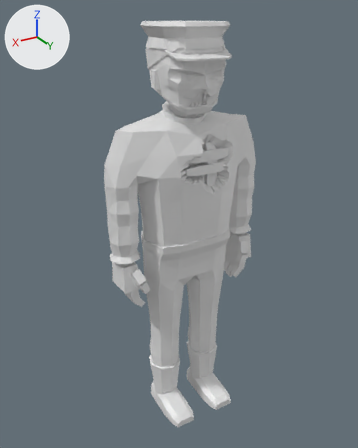
One commit to the glTF model assets/models/zombie_cop_m_b3.glb: the scene before it, then after it.
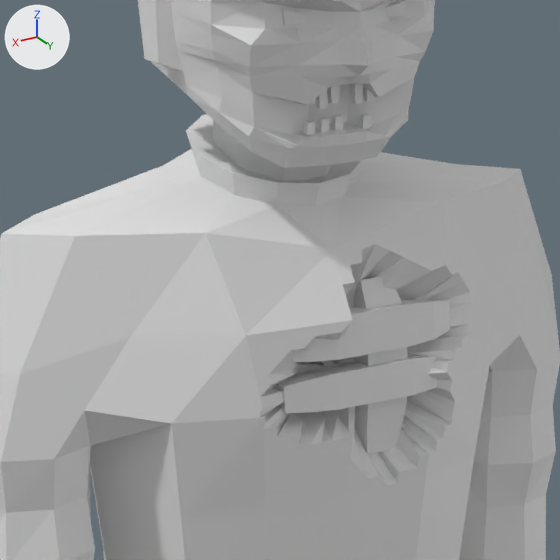
There are two pictures of each version: one whole from a 50 mm camera at (1.173, 1.9, 1.991) aimed at (0.019, -0.023, 1.03), one close up on the part from 32% to 71% of the width and 16% to 48% of the height. Arrows for +X, +Y and +Z are at upper left; the lights stay in place. The older version's two pictures come first. Vertices at exactly the same position are counted once.

In view in the first close-up: 'zombie_cop_m_b3'.
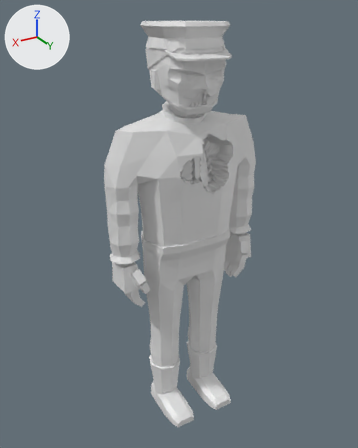
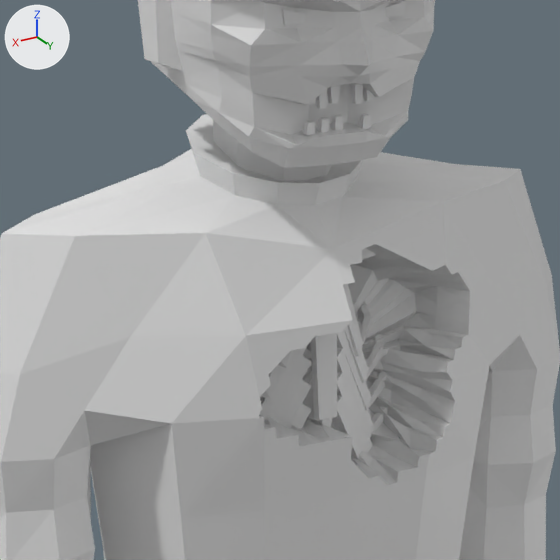
Diff of the bpy script that builds the scene:
```diff
--- a/assets/models/zombie_cop_m_b3.glb.py
+++ b/assets/models/zombie_cop_m_b3.glb.py
@@ me_zombie_cop_m_b3 @@
 # used by ob_zombie_cop_m_b3; location = (0.0, 0.0, 0.0)
-me_zombie_cop_m_b3.from_pydata(...)  # 2015 vertices, 3866 faces; spans x -0.41..0.41, y -0.19..0.22, z 0.0..1.95
+me_zombie_cop_m_b3.from_pydata(...)  # 2351 vertices, 4466 faces; spans x -0.41..0.41, y -0.19..0.22, z 0.0..1.95
+# me_zombie_cop_m_b3 part 1: the loose piece of 8 vertices spanning x -0.02..0.02, y -0.04..-0.01, z 1.43..1.45 is copied, and the copy is scaled about its middle by (0.255, -0.204, -1.36), then moved by (0.0, 0.12, -0.16); it spans x -0.01..0.01, y 0.1..0.11, z 1.27..1.3
+# me_zombie_cop_m_b3 part 2: a new loose piece of 28 vertices spanning x 0.01..0.15, y -0.1..0.1, z 1.29..1.4
+# me_zombie_cop_m_b3 part 3: a new loose piece of 28 vertices spanning x -0.15..-0.01, y -0.1..0.1, z 1.29..1.4
+# me_zombie_cop_m_b3 part 4: a new loose piece of 28 vertices spanning x 0.01..0.16, y -0.1..0.1, z 1.25..1.38
+# me_zombie_cop_m_b3 part 5: a new loose piece of 28 vertices spanning x -0.17..-0.01, y -0.1..0.1, z 1.22..1.35
+# me_zombie_cop_m_b3 part 6: a new loose piece of 28 vertices spanning x 0.01..0.18, y -0.1..0.1, z 1.18..1.32
+# me_zombie_cop_m_b3 part 7: a new loose piece of 28 vertices spanning x -0.18..-0.01, y -0.1..0.1, z 1.18..1.32
+# me_zombie_cop_m_b3 part 8: 237 vertices moved from x -0.16..0.08, y 0.04..0.15, z 1.25..1.45 to x -0.17..0.11, y -0.09..0.12, z 1.23..1.51; 5 vertices removed from x -0.16..0.05, y 0.1..0.12, z 1.33..1.37; 125 vertices added at x -0.16..0.17, y -0.1..0.11, z 1.22..1.48
+# other edits to the shape of me_zombie_cop_m_b3 do not show in these pictures
```

What differs and where, as boxes (x1, y1, x2, y2) in the close-ups (560 x 560 px; the box of a moved part takes in the faces that stretch with it):
part 1 of me_zombie_cop_m_b3, added (mostly hidden): after (319, 418, 333, 428)
part 2 of me_zombie_cop_m_b3, added: after (260, 344, 309, 420)
part 3 of me_zombie_cop_m_b3, added: after (337, 330, 387, 410)
part 4 of me_zombie_cop_m_b3, added: after (269, 356, 312, 422)
part 5 of me_zombie_cop_m_b3, added: after (337, 371, 373, 454)
part 6 of me_zombie_cop_m_b3, added: after (288, 403, 311, 429)
part 7 of me_zombie_cop_m_b3, added: after (336, 395, 366, 459)
part 8 of me_zombie_cop_m_b3, moved or reshaped: (259, 244, 470, 485) in both
